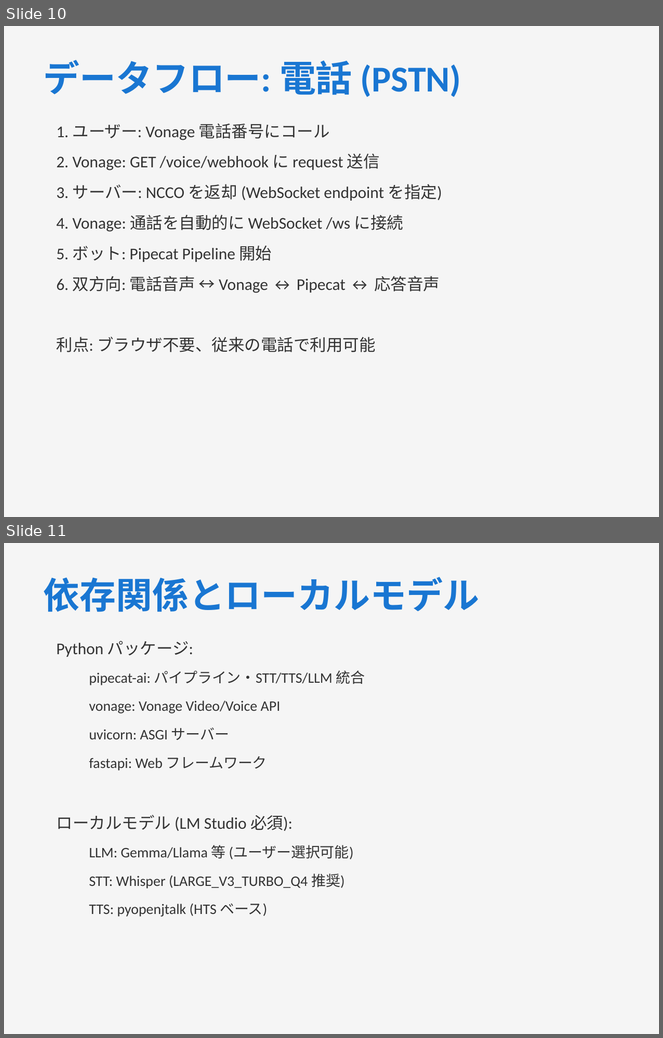
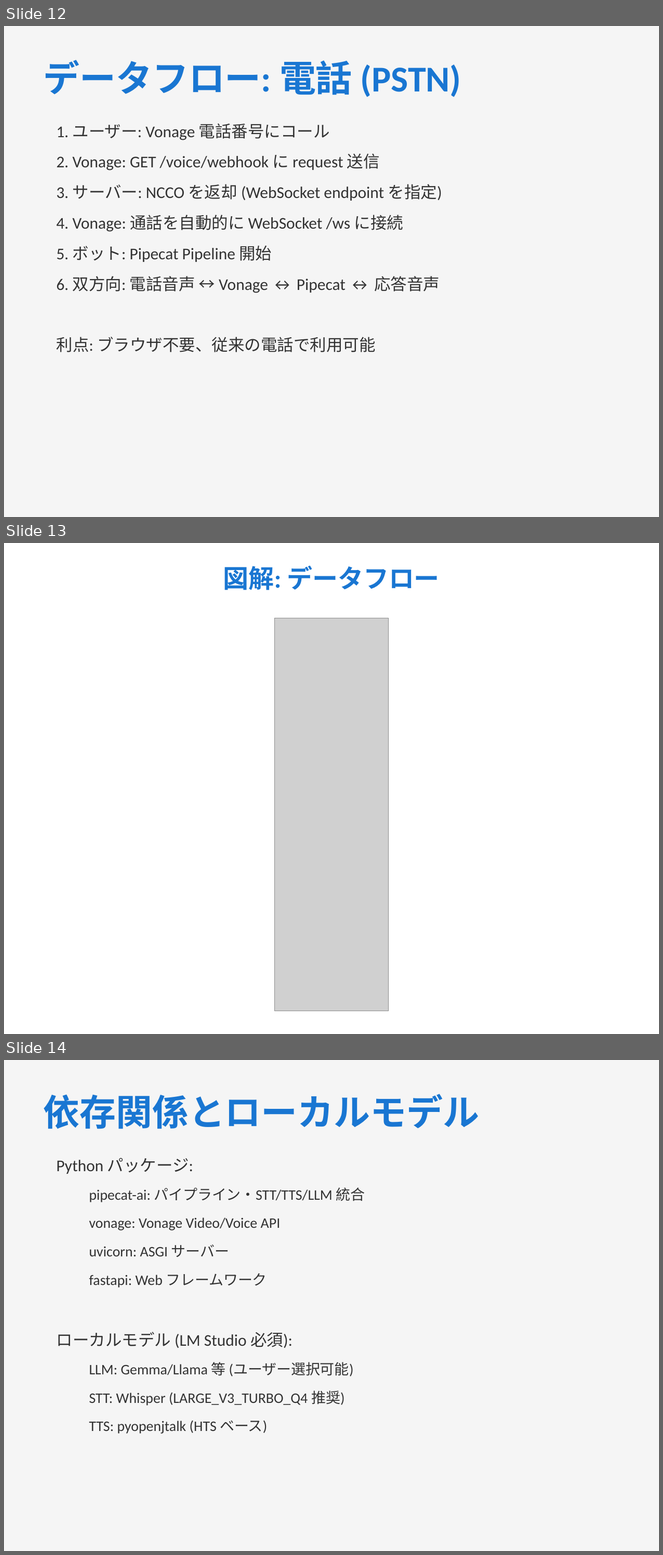
Before and after one commit to masayukimiyazawa/pipecat-voicebot-voiceapi-demo, a slide deck: doc/pipecat-voicebot-voiceapi-architecture-JP.pptx. Shown one above the other, each under a label of ours: slides 10 and 11 before the commit, slides 12, 13 and 14 after it. The pictures are 663x1038 and 663x1555 pixels, drawn with LibreOffice and Linux fonts; fonts in the diff are those of the drawing; grey boxes stand for pictures. Boxes give left, top, right and bottom in pixels: in the first picture for what was removed or moved away, otherwise in the second. Text is boxed around its words. In the diff, an @@ line names an element or a change of style, - is before the commit and + after.

```diff
--- a/doc/pipecat-voicebot-voiceapi-architecture-JP.pptx
+++ b/doc/pipecat-voicebot-voiceapi-architecture-JP.pptx
@@ slide 13 added at (x1=4, y1=543, x2=659, y2=1034), background #FFFFFF @@
@@ text added at (x1=223, y1=565, x2=440, y2=590), 28 pt, text #1976D2, bold @@
+図解: データフロー
@@ picture added at (x1=274, y1=618, x2=388, y2=1012) @@
@@ what was slide 10 is now slide 12 @@
@@ what was slide 11 is now slide 14 @@
```
Also in this commit, not shown: 2 other slides added, 13 other files.
